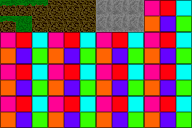
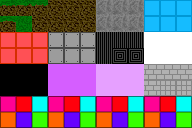
Before/after of a w=192, h=128 layered artwork. What changed in the layer stack:
added layer "Brick" above "Paint Layer 1" over [128, 64, 192, 96]
added layer "Light Crystal" above "Crystal" over [64, 64, 192, 96]
added layer "Crystal" above "Smaug" over [0, 64, 128, 96]
added layer "Smaug" above "Cloud" over [0, 64, 64, 96]
added layer "Cloud" above "Wire" over [128, 0, 192, 96]
added layer "Wire" above "Steel" over [64, 0, 192, 64]
added layer "Steel" above "Red4" over [0, 32, 128, 96]
added layer "Red4" above "Blue3" over [0, 32, 64, 96]
added layer "Blue3" above "Stone2" over [128, 0, 192, 64]
painted on "Grass0" over [0, 0, 192, 96]